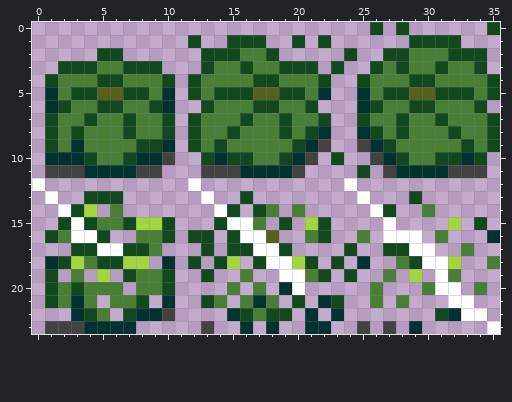
Pixel-art sprite: assets/sprites/Mapas/bush3.png. Above: the version before the commit.
The file is 36x24 pixels.
The same view after the edit:
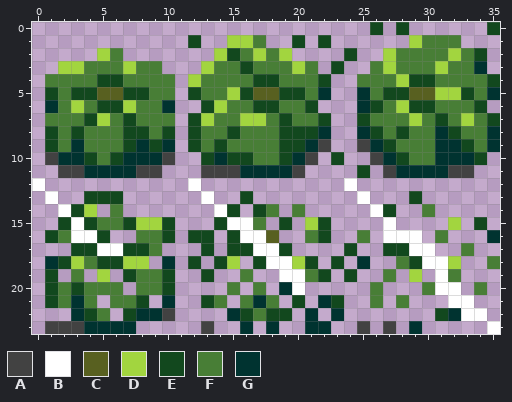
Palette (. is transparent): A #424242  B #ffffff  C #586020  D #a2d53f  E #12481e  F #487e36  G #003330
The exact change:
The author changed colour G to colour A in row 10 at x 1.
Colour D now appears in row 2 at x 19.
The author changed colour E to colour D in row 1 at x 15 to 16 and 29; in row 2 at x 5, 14, 27 and 32; in row 3 at x 2 to 3, 7, 13, 20 and 31; in row 4 at x 12; in row 5 at x 15 and 31 to 32; in row 7 at x 16.
The author changed colour F to colour D in row 2 at x 17; in row 3 at x 27; in row 4 at x 28; in row 6 at x 3, 7, 14 and 28; in row 7 at x 5, 13, 17, 29 and 33.
The author changed colour F to colour E in row 8 at x 8 and 20; in row 9 at x 7 and 19; in row 10 at x 6.
The author changed colour G to colour E in row 5 at x 1.
The author changed colour E to colour F in row 1 at x 17 and 30 to 32; in row 2 at x 6, 18, 28 and 33; in row 3 at x 4, 8 to 9, 19, 21, 26 and 28; in row 4 at x 1, 10 and 25; in row 5 at x 14; in row 6 at x 2 and 9.
The author changed colour E to colour F in row 7 at x 1, 10 and 28.
The author changed colour G to colour F in row 5 at x 10.
The author changed colour E to colour G in row 3 at x 34; in row 5 at x 35; in row 8 at x 35; in row 9 at x 8 and 35; in row 10 at x 7 and 31 to 32.
The author changed colour F to colour G in row 8 at x 31; in row 9 at x 31 to 32.
Colour A is removed in row 11 at x 1 and 34.
Colour E is removed in row 2 at x 13.
